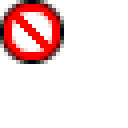
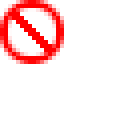
Layered file, before and after one edit (128x128). Changes by layer:
painted on "No" over [12, 12, 52, 52]
added layer "Panel" above "Panel with black border" over [0, 0, 64, 64]
renamed "Background" to "Panel with black border", hid it over [0, 0, 64, 64]
